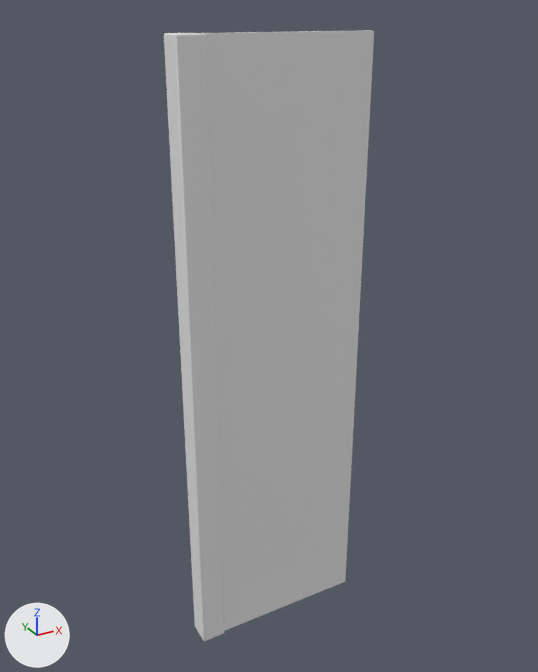
Before and after pictures for a commit that changed the FBX model Assets/fbx/room/room_wall_simple_half_v02.fbx.
One viewpoint serves both versions: a 50 mm camera at (-2.4, -3.27, 3.6) aimed at (-0.53, 0.12, 1.9). Every picture has the same lights, and +X, +Y and +Z are marked at lower left. Where no turn or scale is listed for an object, it has been applied to the vertices.

Names of what the first picture shows: 'room_column_l.012', 'room_wall_simple_half_v02'.
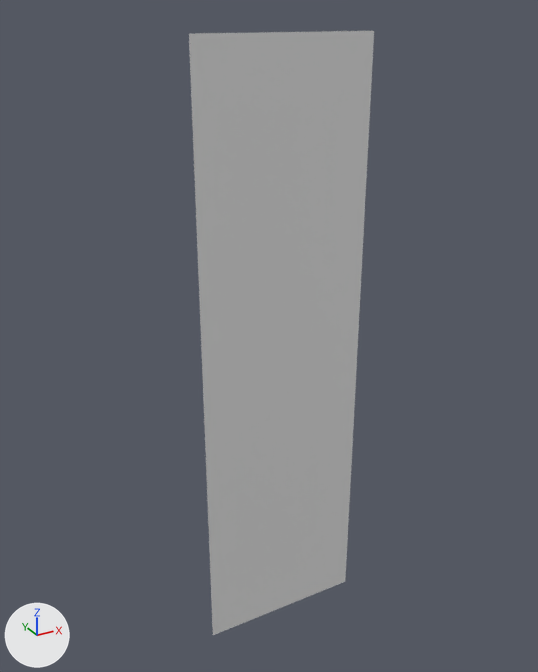
The change, as a list of edits to the scene's bpy script:
```text
Change me_cube_021:
    where me_cube_021.from_pydata(...)  # 8 vertices, 6 faces; spans x -1.0..0.0, y 0.0..0.05, z 0.0..3.5
    used by ob_room_wall_simple_half_v02; location = (0.0, 0.0, 0.0)
    verts and faces of me_cube_021; kept vertices keep their numbers, new ones are numbered from 8
    before: 0 (-1.0, 0.0, 0.0), 1 (-1.0, 0.0, 3.5) at pixel (188, 33), 2 (-1.0, 0.05, 0.0), 3 (-1.0, 0.05, 3.5) at pixel (184, 33), 4 (0.0, 0.0, 0.0) at pixel (345, 581)
    before: 5 (0.0, 0.0, 3.5) at pixel (374, 30), 6 (0.0, 0.05, 0.0), 7 (0.0, 0.05, 3.5) at pixel (368, 30)
    me_cube_021 part 1
    add delete_vertices([2, 3, 6, 7])  # with the faces that use them
Remove ob_room_column_l_012:
    ob_room_column_l_012 = bpy.data.objects.new('room_column_l.012', me_mesh_002)
    ob_room_column_l_012.location = (-1.0, 0.05, 0.0)
```

Pixel boxes (x1, y1, x2, y2) of what changed, in the pictures (538 x 672 px):
'room_column_l.012', deleted: before (164, 33, 224, 641)
part 1 of me_cube_021, deleted: before (235, 30, 371, 33)
